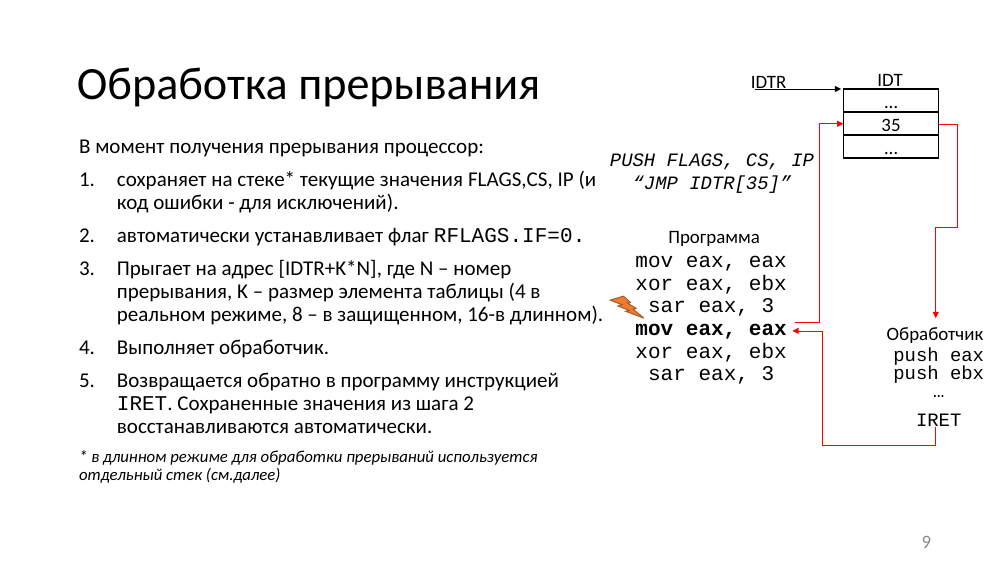
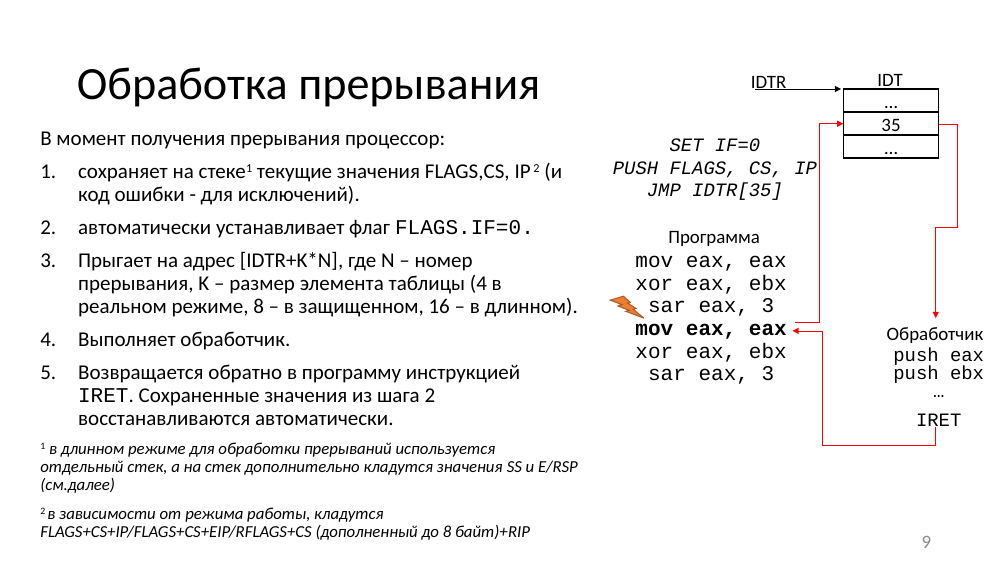
Before and after one commit to itsecd/low-level-programming, a slide deck: slide 9 of Lectures/8.IO_and_execution_modes/Lecture8.pptx. Drawn at 1008x567 pixels with LibreOffice and Linux fonts; fonts in the diff are those of the drawing. Boxes give left, top, right and bottom in pixels: in the first picture for what was removed or moved away, otherwise in the second. Text is boxed around its words. In the diff, an @@ line names an element or a change of style, - is before the commit and + after.

```diff
--- a/Lectures/8.IO_and_execution_modes/Lecture8.pptx
+++ b/Lectures/8.IO_and_execution_modes/Lecture8.pptx
@@ text "В момент получения прерывания процессор:": place and size @@
-text "В момент получения прерывания процессор:" at <box>79,139,603,483</box>
+text "В момент получения прерывания процессор:" at <box>40,131,578,540</box>
@@ text "SET IF=0": place and size @@
-text "SET IF=0" at <box>610,153,814,193</box>
+text "SET IF=0" at <box>613,138,817,200</box>
@@ text at <box>670,138,760,152</box>: paragraph added @@
+SET IF=0
@@ text at <box>78,163,578,317</box>: text changed @@
-1. сохраняет на стеке* текущие значения FLAGS,CS, IP (и код ошибки - для исключений).
-2. автоматически устанавливает флаг RFLAGS.IF=0.
-3. Прыгает на адрес [IDTR+K*N], где N – номер прерывания, K – размер элемента таблицы (4 в реальном режиме, 8 – в защищенном, 16-в длинном).
+1. сохраняет на стеке1 текущие значения FLAGS,CS, IP 2 (и код ошибки - для исключений).
+2. автоматически устанавливает флаг FLAGS.IF=0.
+3. Прыгает на адрес [IDTR+K*N], где N – номер прерывания, K – размер элемента таблицы (4 в реальном режиме, 8 – в защищенном, 16 – в длинном).
@@ text at <box>647,183,783,200</box>: text changed @@
-“JMP IDTR[35]”
+JMP IDTR[35]
@@ text at <box>40,442,578,540</box>: text changed @@
-* в длинном режиме для обработки прерываний используется отдельный стек (см.далее)
+1 в длинном режиме для обработки прерываний используется отдельный стек, а на стек дополнительно кладутся значения SS и E/RSP (см.далее)
+2 в зависимости от режима работы, кладутся FLAGS+CS+IP/FLAGS+CS+EIP/RFLAGS+CS (дополненный до 8 байт)+RIP
```
Also in this commit, not shown: 29 other slides changed, 1 slide added, 11 other files.
